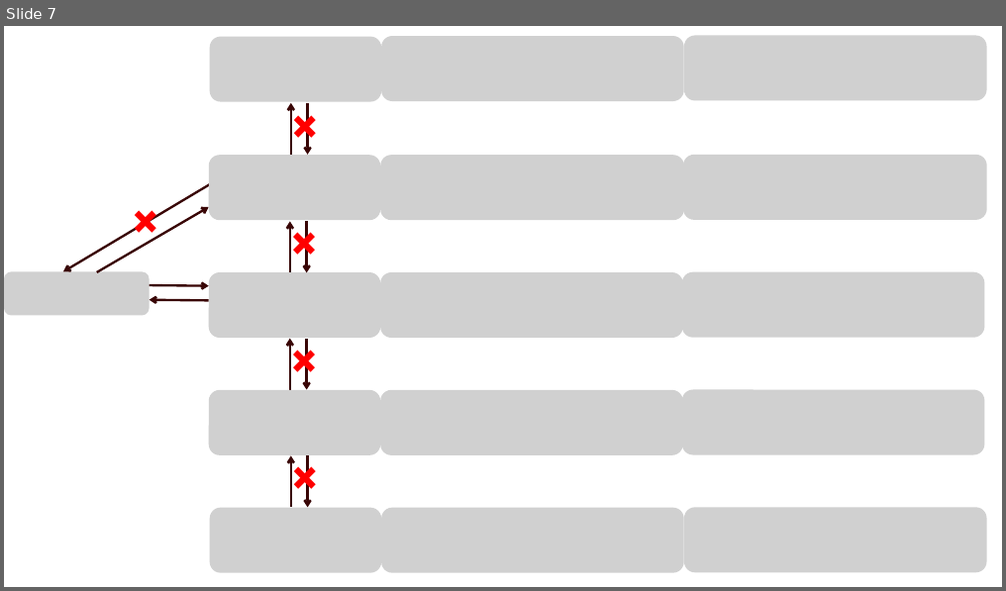
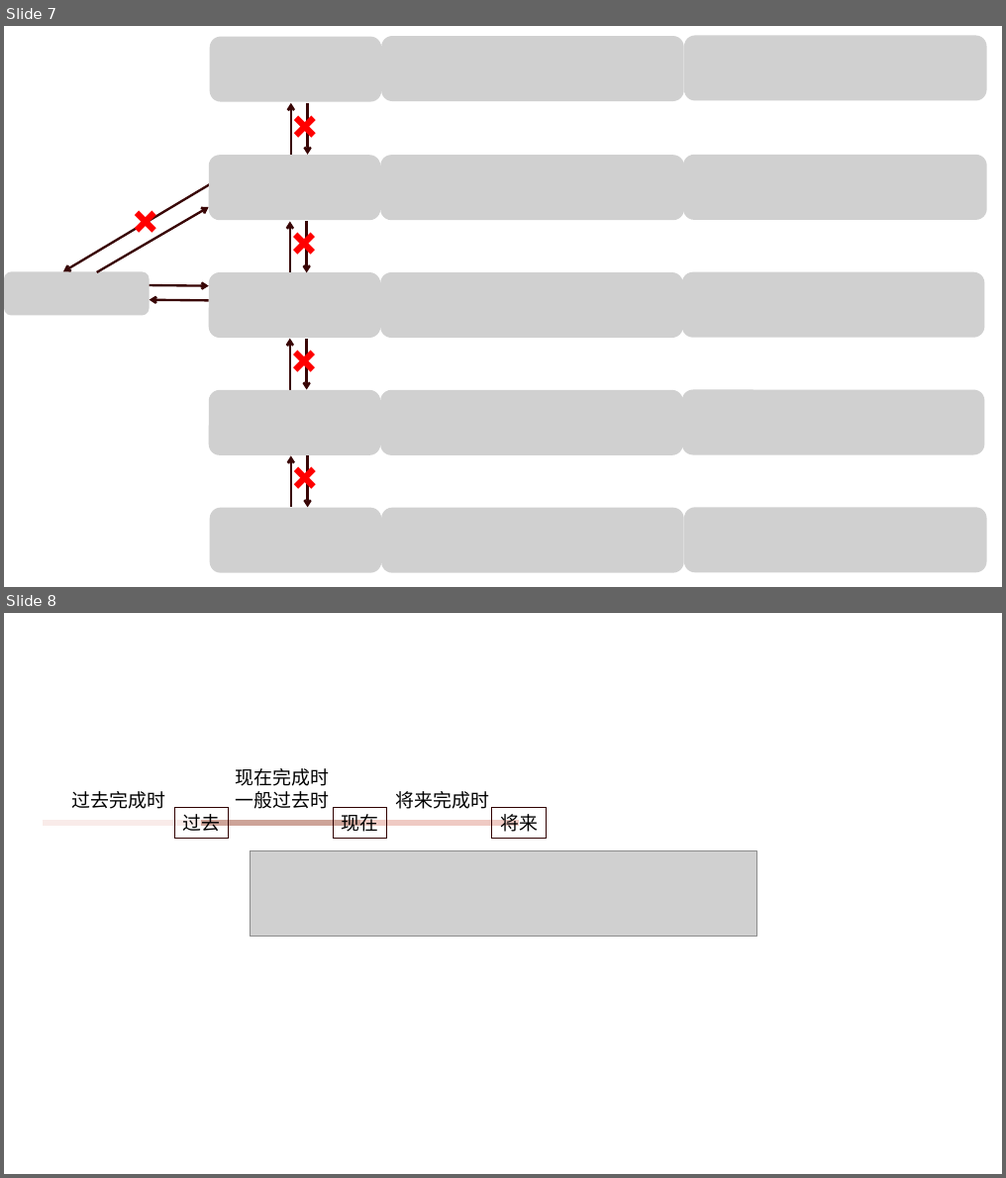
Before and after one commit to LolitaSian/LolitaSian.github.io, a slide deck: img/pic.pptx. Shown one above the other, each under a label of ours: slide 7 before the commit, slides 7 and 8 after it. The pictures are 1006x591 and 1006x1178 pixels, drawn with LibreOffice and Linux fonts; fonts in the diff are those of the drawing; grey boxes stand for pictures. Boxes give left, top, right and bottom in pixels: in the first picture for what was removed or moved away, otherwise in the second. Text is boxed around its words. In the diff, an @@ line names an element or a change of style, - is before the commit and + after.

```diff
--- a/img/pic.pptx
+++ b/img/pic.pptx
@@ slide 8 added at <box>4,613,1002,1174</box>, background #FFFFFF @@
@@ text added at <box>236,768,329,809</box>, 18 pt, text #000000 @@
+现在完成时
+一般过去时
@@ text added at <box>72,791,165,809</box>, 18 pt, text #000000 @@
+过去完成时
@@ rectangle added at <box>174,808,229,838</box>, outline #2F0000 0.75 pt, 18 pt, text #000000 @@
+过去
@@ rectangle added at <box>334,808,387,838</box>, outline #2F0000 0.75 pt, 18 pt, text #000000 @@
+现在
@@ text added at <box>396,791,489,809</box>, 18 pt, text #000000 @@
+将来完成时
@@ rectangle added at <box>492,808,546,838</box>, outline #2F0000 0.75 pt, 18 pt, text #000000 @@
+将来
@@ line added from (43, 823) to (202, 823), #F9EBE9 6 pt @@
@@ line added from (202, 823) to (360, 823), #CDA398 6 pt @@
@@ line added from (360, 823) to (519, 823), #EFCAC3 6 pt @@
@@ picture added at <box>250,851,756,937</box> @@
```
Also in this commit, not shown: 14 other files.
